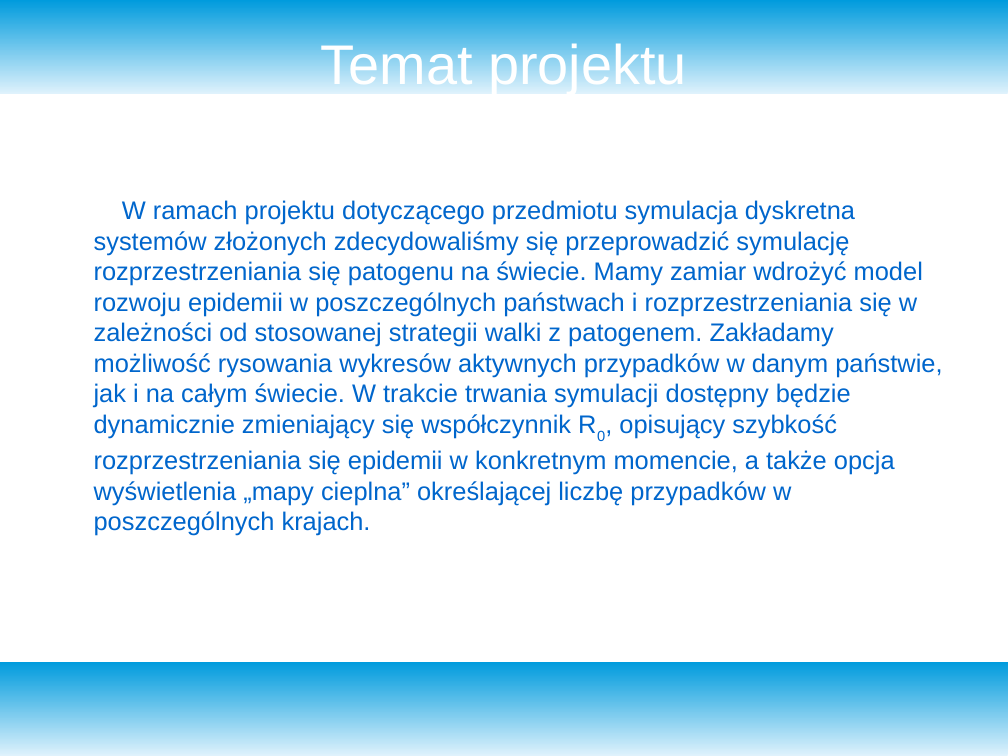
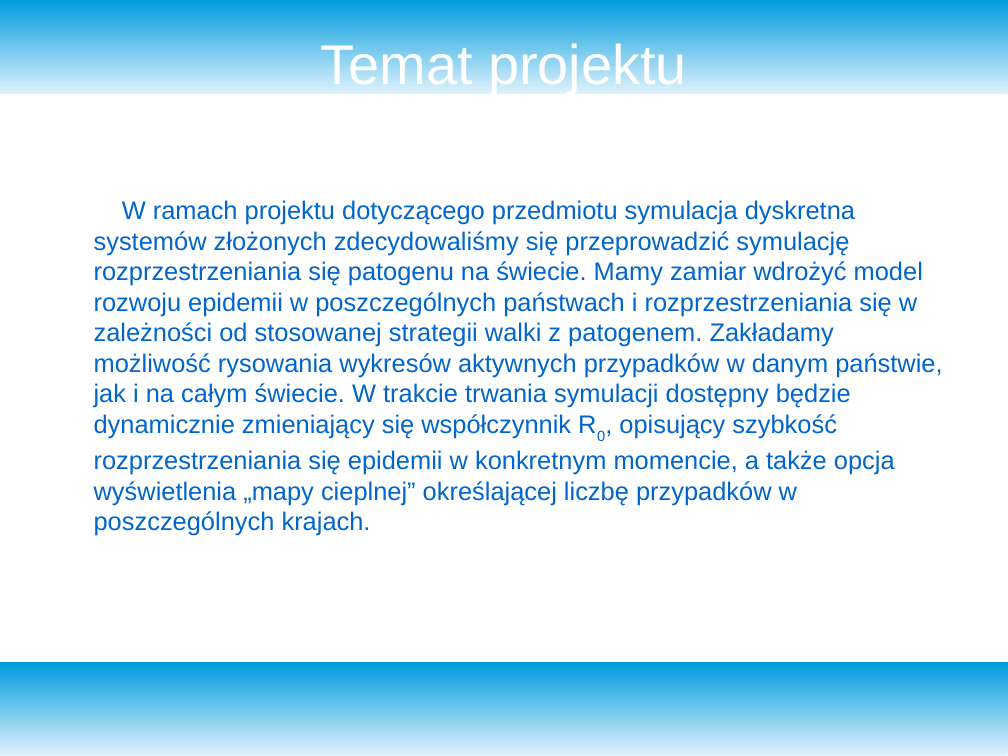
Before and after one commit to Paradise-blaze/Virus-Spreading-Simulation, a slide deck: slide 2 of doc/Prezentacja.odp. Drawn at 1008x756 pixels with LibreOffice and Linux fonts; fonts in the diff are those of the drawing. Boxes give left, top, right and bottom in pixels: in the first picture for what was removed or moved away, otherwise in the second. Text is boxed around its words. In the diff, an @@ line names an element or a change of style, - is before the commit and + after.

```diff
--- a/doc/Prezentacja.odp
+++ b/doc/Prezentacja.odp
@@ text at [94,200,942,536]: text changed @@
-W ramach projektu dotyczącego przedmiotu symulacja dyskretna systemów złożonych zdecydowaliśmy się przeprowadzić symulację rozprzestrzeniania się patogenu na świecie. Mamy zamiar wdrożyć model rozwoju epidemii w poszczególnych państwach i rozprzestrzeniania się w zależności od stosowanej strategii walki z patogenem. Zakładamy możliwość rysowania wykresów aktywnych przypadków w danym państwie, jak i na całym świecie. W trakcie trwania symulacji dostępny będzie dynamicznie zmieniający się współczynnik R0, opisujący szybkość rozprzestrzeniania się epidemii w konkretnym momencie, a także opcja wyświetlenia „mapy cieplna” określającej liczbę przypadków w poszczególnych krajach.
+W ramach projektu dotyczącego przedmiotu symulacja dyskretna systemów złożonych zdecydowaliśmy się przeprowadzić symulację rozprzestrzeniania się patogenu na świecie. Mamy zamiar wdrożyć model rozwoju epidemii w poszczególnych państwach i rozprzestrzeniania się w zależności od stosowanej strategii walki z patogenem. Zakładamy możliwość rysowania wykresów aktywnych przypadków w danym państwie, jak i na całym świecie. W trakcie trwania symulacji dostępny będzie dynamicznie zmieniający się współczynnik R0, opisujący szybkość rozprzestrzeniania się epidemii w konkretnym momencie, a także opcja wyświetlenia „mapy cieplnej” określającej liczbę przypadków w poszczególnych krajach.
```
Also in this commit, not shown: 1 other slide changed.
